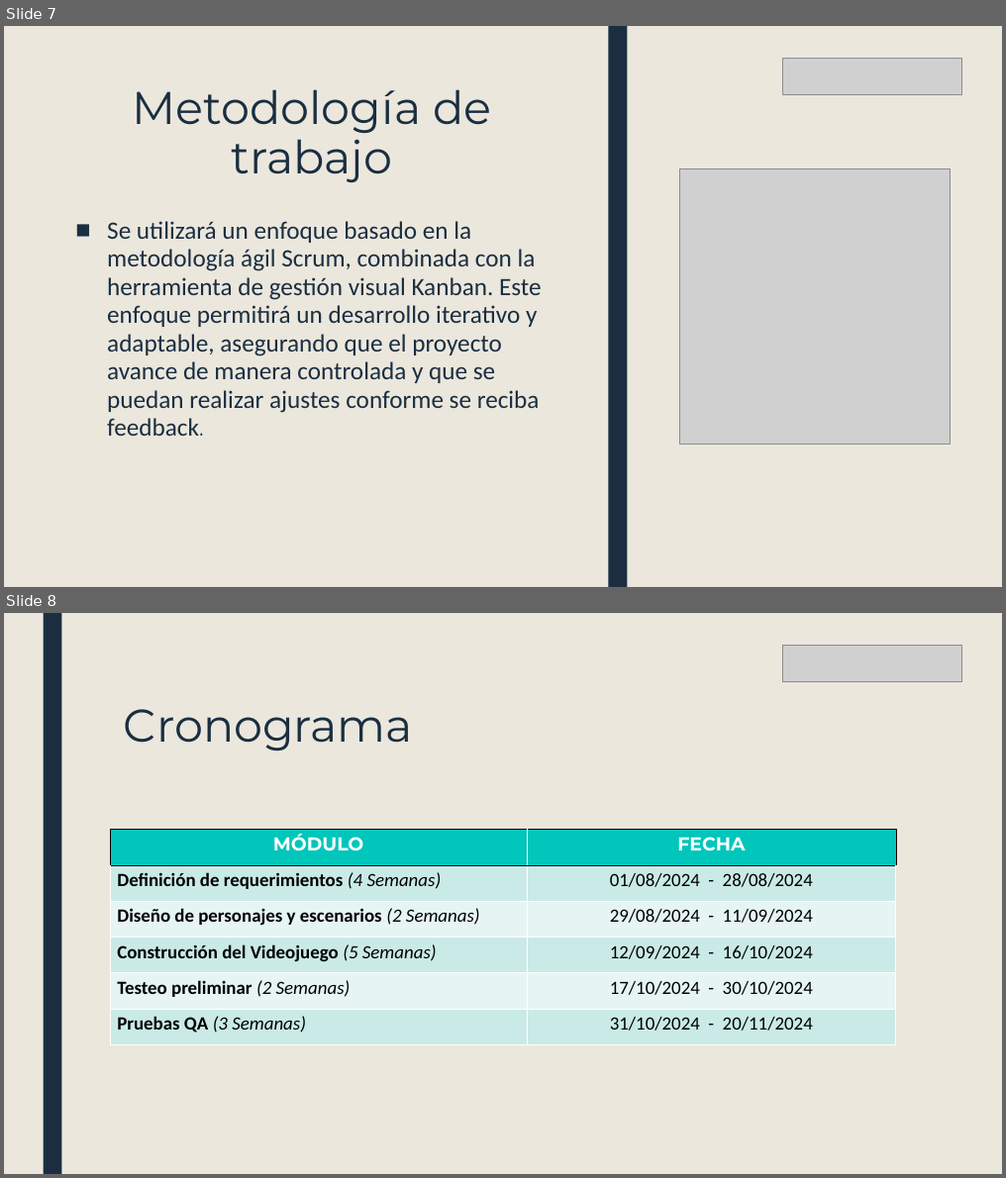
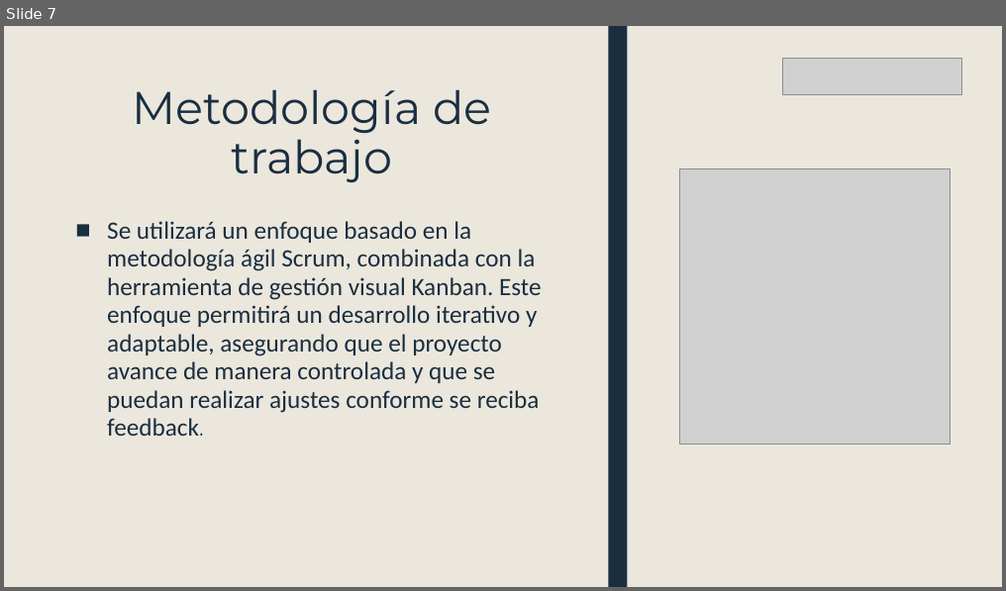
Before and after one commit to ruinedbird/github-capstone, a slide deck: Fase 3/Evidencias grupales/Capstone Roguelike.pptx. Shown one above the other, each under a label of ours: slides 7 and 8 before the commit, slide 7 after it. The pictures are 1006x1178 and 1006x591 pixels, drawn with LibreOffice and Linux fonts; fonts in the diff are those of the drawing; grey boxes stand for pictures. Boxes give left, top, right and bottom in pixels: in the first picture for what was removed or moved away, otherwise in the second. Text is boxed around its words. In the diff, an @@ line names an element or a change of style, - is before the commit and + after.

```diff
--- a/Fase 3/Evidencias grupales/Capstone Roguelike.pptx
+++ b/Fase 3/Evidencias grupales/Capstone Roguelike.pptx
@@ slide 8 removed at (4, 613, 1002, 1174), background #EBE7DD; not listed: 1 template element that a slide beside it also shows @@
@@ picture removed at (782, 645, 962, 682) @@
@@ title removed at (124, 709, 413, 751) @@
-Cronograma
@@ table removed at (110, 830, 896, 1045), 6 rows, 2 columns @@
-MÓDULO | FECHA
-Definición de requerimientos (4 Semanas) | 01/08/2024 - 28/08/2024
-Diseño de personajes y escenarios (2 Semanas) | 29/08/2024 - 11/09/2024
-Construcción del Videojuego (5 Semanas) | 12/09/2024 - 16/10/2024
-Testeo preliminar (2 Semanas) | 17/10/2024 - 30/10/2024
-Pruebas QA (3 Semanas) | 31/10/2024 - 20/11/2024
```
Also in this commit, not shown: 8 other slides changed, 6 slides added, 5 other slides removed.
